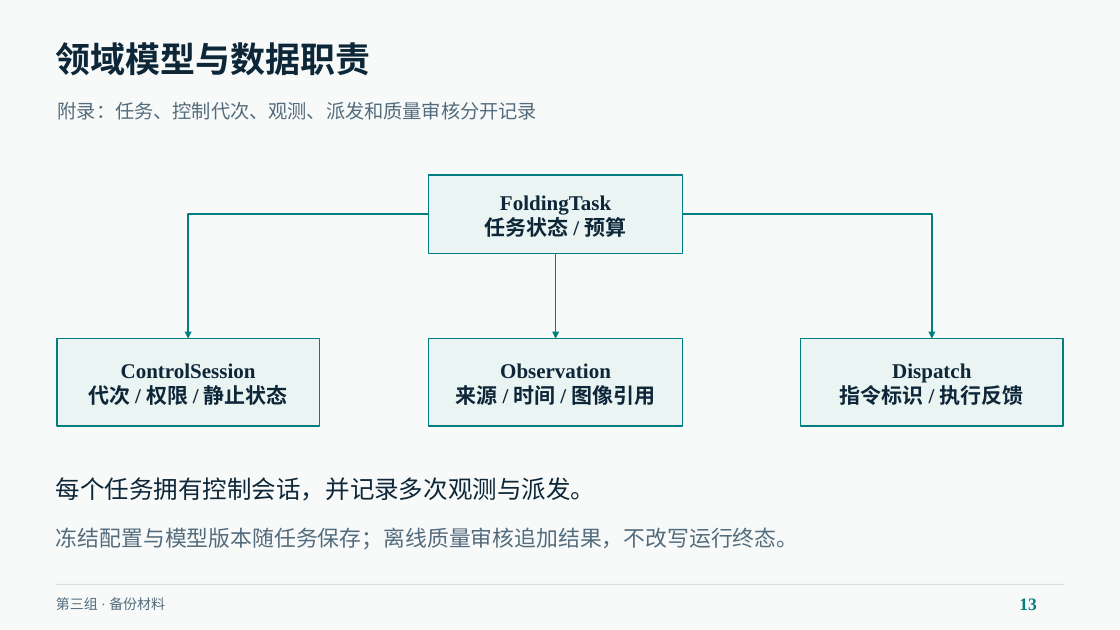
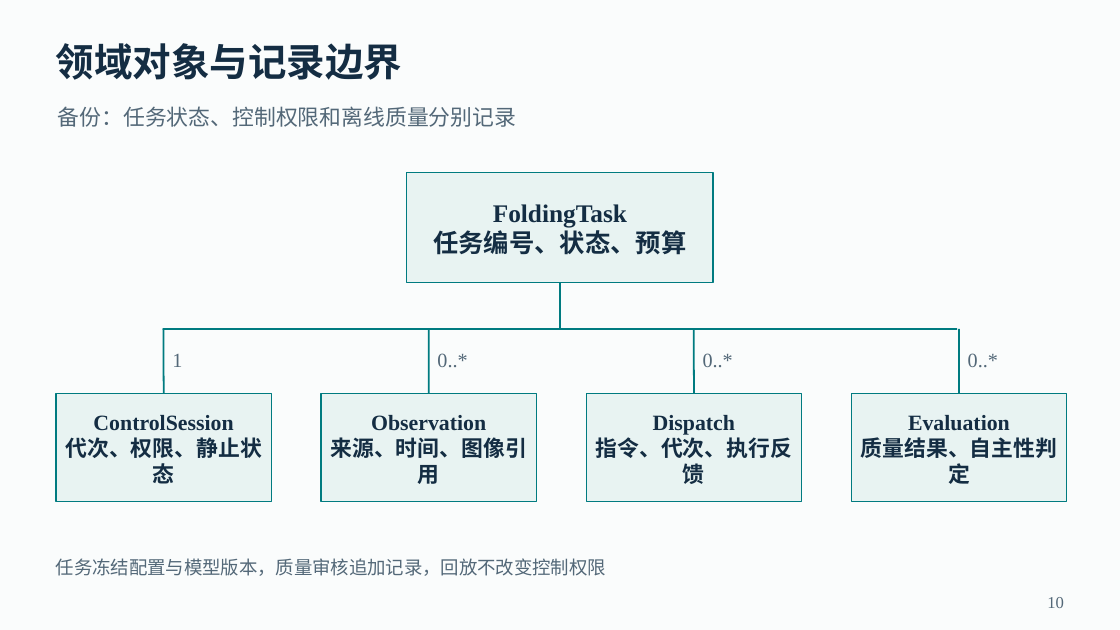
Before and after one commit to MXH814/self-correcting-robotic-clothes-folding-system, a slide deck: slide 10 of docs/design/slides/Group3_Assignment2_Design_Pre.pptx (slide 13 before the commit). Drawn at 1120x630 pixels with LibreOffice and Linux fonts; fonts in the diff are those of the drawing. Boxes give left, top, right and bottom in pixels: in the first picture for what was removed or moved away, otherwise in the second. Text is boxed around its words. In the diff, an @@ line names an element or a change of style, - is before the commit and + after.

Commit message:
Simplify Design presentation and foreground verified recovery workflow

```diff
--- a/docs/design/slides/Group3_Assignment2_Design_Pre.pptx
+++ b/docs/design/slides/Group3_Assignment2_Design_Pre.pptx
@@ background #F8FAFA to #FAFCFC @@
@@ text at box(56, 43, 402, 80): text changed; size 30 to 33 pt; text colour #0D2638 to #142D43 @@
-领域模型与数据职责
+领域对象与记录边界
@@ text at box(58, 106, 517, 127): text changed; size 16.5 to 18.8 pt; text colour #536C7D to #536878 @@
-附录：任务、控制代次、观测、派发和质量审核分开记录
+备份：任务状态、控制权限和离线质量分别记录
@@ rectangle "FoldingTask 任务编号、状态、预算": place and size @@
-rectangle "FoldingTask 任务编号、状态、预算" at box(429, 175, 682, 254)
+rectangle "FoldingTask 任务编号、状态、预算" at box(407, 172, 713, 282)
@@ text in rectangle at box(433, 204, 686, 255): text changed; size 18 to 21.8 pt; text colour #0D2638 to #142D43 @@
-FoldingTask
-任务状态 / 预算
+FoldingTask
+任务编号、状态、预算
@@ elbow arrow removed from (429, 214) to (188, 339) @@
@@ elbow arrow removed from (682, 214) to (932, 339) @@
@@ arrow moved from (555, 254) - (555, 339) to (560, 282) - (560, 329) @@
@@ arrow (560, 282) - (560, 329): arrow to line; stroke #007E80 1.5 pt to #007B80 1.5 pt @@
@@ line added from (163, 329) to (958, 329), #007B80 1.5 pt @@
@@ line added from (164, 329) to (164, 394), #007B80 1.5 pt @@
@@ line added from (429, 329) to (429, 394), #007B80 1.5 pt @@
@@ line added from (694, 329) to (694, 394), #007B80 1.5 pt @@
@@ line added from (960, 329) to (960, 394), #007B80 1.5 pt @@
@@ text added at box(172, 354, 182, 367), 17.2 pt, text #536878 @@
+1
@@ text added at box(437, 353, 467, 367), 17.2 pt, text #536878 @@
+0..*
@@ text added at box(703, 353, 733, 367), 17.2 pt, text #536878 @@
+0..*
@@ text added at box(968, 353, 998, 367), 17.2 pt, text #536878 @@
+0..*
@@ rectangle "ControlSession 代次、权限、静止状态": place and size @@
-rectangle "ControlSession 代次、权限、静止状态" at box(57, 339, 319, 426)
+rectangle "ControlSession 代次、权限、静止状态" at box(56, 394, 271, 502)
@@ text in rectangle at box(65, 415, 262, 484): text changed; size 18 to 18.8 pt; text colour #0D2638 to #142D43 @@
-ControlSession
-代次 / 权限 / 静止状态
+ControlSession
+代次、权限、静止状态
@@ rectangle "Observation 来源、时间、图像引用": place and size @@
-rectangle "Observation 来源、时间、图像引用" at box(429, 339, 682, 426)
+rectangle "Observation 来源、时间、图像引用" at box(321, 394, 536, 502)
@@ text in rectangle at box(330, 415, 527, 484): text changed; size 18 to 18.8 pt; text colour #0D2638 to #142D43 @@
-Observation
-来源 / 时间 / 图像引用
+Observation
+来源、时间、图像引用
@@ fill #EAF4F3 to #E8F3F2; outline #007E80 1.13 pt to #007B80 1.13 pt in 4 elements at box(407, 172, 713, 282), box(56, 394, 271, 502), box(321, 394, 536, 502), box(586, 394, 802, 502) @@
@@ rectangle "Dispatch 指令、代次、执行反馈": place and size @@
-rectangle "Dispatch 指令、代次、执行反馈" at box(801, 339, 1063, 426)
+rectangle "Dispatch 指令、代次、执行反馈" at box(586, 394, 802, 502)
@@ text in rectangle at box(596, 415, 793, 484): text changed; size 18 to 18.8 pt; font Times New Roman to Noto Sans CJK SC; text colour #0D2638 to #142D43 @@
-Dispatch
-指令标识 / 执行反馈
+Dispatch
+指令、代次、执行反馈
@@ rectangle added at box(852, 394, 1067, 502), fill #E8F3F2, outline #007B80 1.13 pt, 18.8 pt, text #142D43, bold @@
+Evaluation
+质量结果、自主性判定
@@ text removed at box(56, 477, 595, 501) @@
-每个任务拥有控制会话，并记录多次观测与派发。
@@ text at box(56, 558, 606, 576): text changed; size 18.8 to 15.8 pt; text colour #536C7D to #536878 @@
-冻结配置与模型版本随任务保存；离线质量审核追加结果，不改写运行终态。
+任务冻结配置与模型版本，质量审核追加记录，回放不改变控制权限
@@ line removed from (56, 585) to (1065, 585) @@
@@ text removed at box(56, 597, 165, 610) @@
-第三组 · 备份材料
@@ text removed at box(1019, 598, 1036, 610) @@
-13
@@ text added at box(1047, 597, 1064, 608), 14.2 pt, text #536878 @@
+10
```
Also in this commit, not shown: 2 other slides changed, 9 slides added, 16 slides removed, 21 other files.
